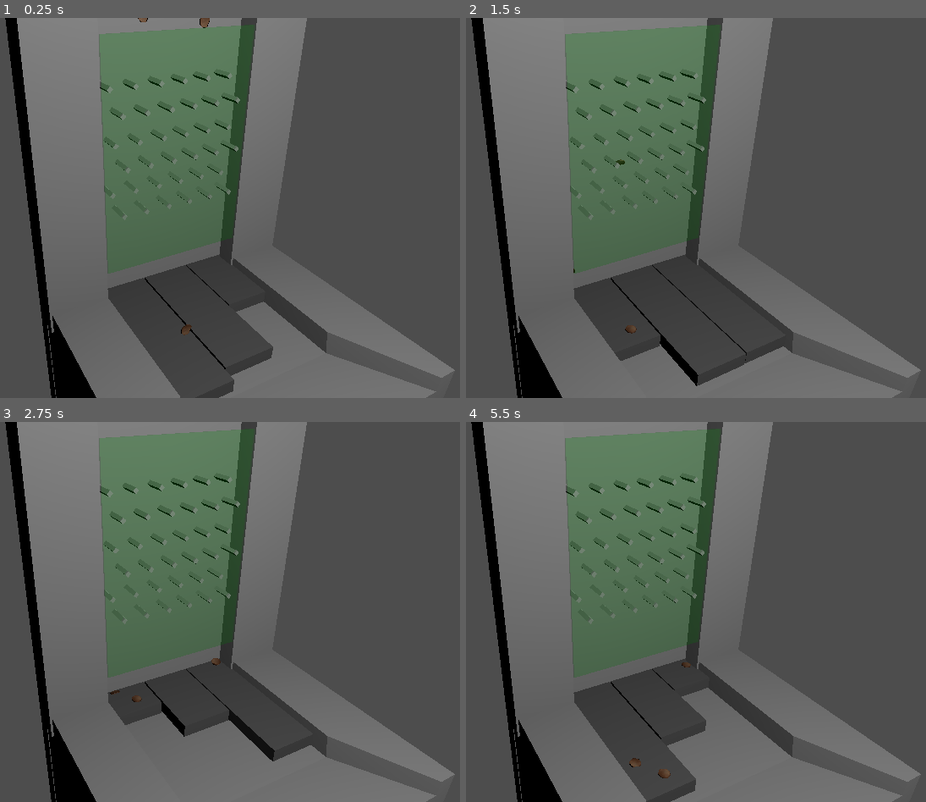
Above: before the commit, frames 1-4 (two rows, left to right).
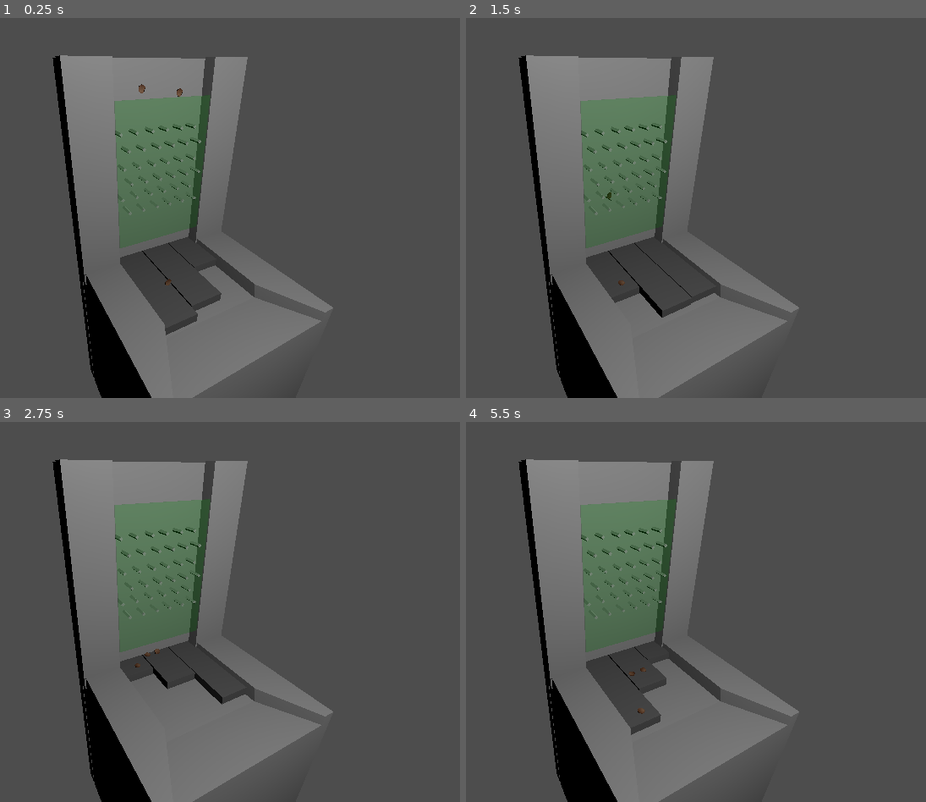
Above: after the commit, the same moments.

Repository: shaunhegarty/coin-pusher-godot
Game: Godot game, scene res://coin_pusher.tscn
The game is run twice, just before and just after one commit, with the same random seed, the same clock (stepped at 60 frames per second) and the same inputs.
Inputs (mouse positions are in pixels of both pictures, inside the frame that each line leads up to):
- Up to frame 1 (0.25 s): no input
- Up to frame 2 (1.5 s): move the mouse to (755, 189) at 0.52 s; click (755, 189) at 0.67 s; move the mouse to (470, 227) at 1.27 s; click (470, 227) at 1.42 s
- Up to frame 3 (2.75 s): move the mouse to (207, 528) at 2.02 s; click (207, 528) at 2.17 s
- Up to frame 4 (5.5 s): move the mouse to (571, 688) at 2.77 s; click (571, 688) at 2.92 s; move the mouse to (806, 669) at 3.52 s; click (806, 669) at 3.67 s; move the mouse to (outside the picture) at 4.27 s; click (outside the picture) at 4.42 s; move the mouse to (640, 612) at 5.02 s; click (640, 612) at 5.17 s

The runs differ from the first frame. In frame 1, 43% of the frame differs, in the area x 1-99%, y 0-100%; in frame 2, 42%; in frame 3, 41%; in frame 4, 42%.

Commit message:
Add Coin Spawner
- Reduce physics intensity

Diff:
--- a/coin_pusher.tscn
+++ b/coin_pusher.tscn
@@ -1,8 +1,9 @@
-[gd_scene load_steps=9 format=3 uid="uid://disn2kqpe0tkp"]
+[gd_scene load_steps=11 format=3 uid="uid://disn2kqpe0tkp"]
 
 [ext_resource type="PackedScene" uid="uid://dao02pqjyw86r" path="res://2p_coin.tscn" id="2_gph00"]
 [ext_resource type="PackedScene" uid="uid://rmisfm470h1t" path="res://coin_pusher.glb" id="3_2dwd0"]
 [ext_resource type="Script" path="res://pusher.gd" id="4_0q1ku"]
+[ext_resource type="Script" path="res://coin_spawner.gd" id="4_4cjm0"]
 
 [sub_resource type="GDScript" id="GDScript_uipy4"]
 script/source = "extends Node3D
@@ -108,6 +109,9 @@
 [sub_resource type="BoxShape3D" id="BoxShape3D_noqyw"]
 size = Vector3(4, 0.3, 1.2)
 
+[sub_resource type="BoxShape3D" id="BoxShape3D_6uc3a"]
+size = Vector3(0.5, 1, 3)
+
 [node name="CoinPusherRoot" type="Node3D"]
 script = SubResource("GDScript_uipy4")
 
@@ -126,7 +130,7 @@
 
 [node name="Camera3D" type="Camera3D" parent="SceneSetup"]
 transform = Transform3D(0.459704, -0.404129, 0.790792, 0, 0.890459, 0.455063, -0.888072, -0.209194, 0.409348, 4.37536, 13.8745, 5.06092)
-fov = 44.4
+fov = 67.1
 
 [node name="OmniLight3D" type="OmniLight3D" parent="SceneSetup"]
 transform = Transform3D(1, 0, 0, 0, 1, 0, 0, 0, 1, 5.97743, 16.6727, 0.166083)
@@ -179,3 +183,15 @@
 [node name="Pusher1" type="CSGBox3D" parent="TheMachine/Pushers/AnimatedPusher3"]
 snap = 1e-06
 size = Vector3(4, 0.3, 1.2)
+
+[node name="CoinSpawner" type="Area3D" parent="." node_paths=PackedStringArray("collision_shape")]
+transform = Transform3D(1, 0, 0, 0, 1, 0, 0, 0, 1, -3.5117, 13.5272, 0)
+script = ExtResource("4_4cjm0")
+coin_scene = ExtResource("2_gph00")
+collision_shape = NodePath("CollisionShape3D")
+
+[node name="CollisionShape3D" type="CollisionShape3D" parent="CoinSpawner"]
+transform = Transform3D(1, 0, 0, 0, 1, 0, 0, 0, 1, -0.245946, 0, 0)
+shape = SubResource("BoxShape3D_6uc3a")
+
+[connection signal="input_event" from="CoinSpawner" to="CoinSpawner" method="_on_input_event"]
--- /dev/null
+++ b/coin_spawner.gd
@@ -0,0 +1,27 @@
+class_name CoinSpawner extends Area3D
+
+@export var coin_scene: PackedScene
+@export var collision_shape: CollisionShape3D
+var box_shape: BoxShape3D
+
+# Called when the node enters the scene tree for the first time.
+func _ready():
+	box_shape = collision_shape.shape
+
+
+func random_spawn_position():
+	var limits = box_shape.size
+	var shape_position = collision_shape.global_position - limits / 2
+	return Vector3(
+		shape_position.x + randf() * limits.x,
+		shape_position.y + randf() * limits.y,
+		shape_position.z + randf() * limits.z
+		)
+
+
+func _on_input_event(_camera:Node, event:InputEvent, _position:Vector3, _normal:Vector3, _shape_idx:int):
+	if event is InputEventMouseButton and event.button_index == MOUSE_BUTTON_LEFT:
+		for i in range(10):
+			var coin = coin_scene.instantiate()
+			add_child(coin)
+			coin.global_position = random_spawn_position()
--- a/project.godot
+++ b/project.godot
@@ -20,11 +20,11 @@
 
 [physics]
 
-common/physics_ticks_per_second=360
-3d/solver/solver_iterations=32
-3d/solver/contact_recycle_radius=0.001
-3d/solver/contact_max_separation=0.001
-3d/solver/contact_max_allowed_penetration=0.001
+3d/run_on_separate_thread=true
+common/physics_ticks_per_second=120
+3d/solver/contact_recycle_radius=0.005
+3d/solver/contact_max_separation=0.01
+3d/solver/contact_max_allowed_penetration=0.005
 
 [rendering]
 
